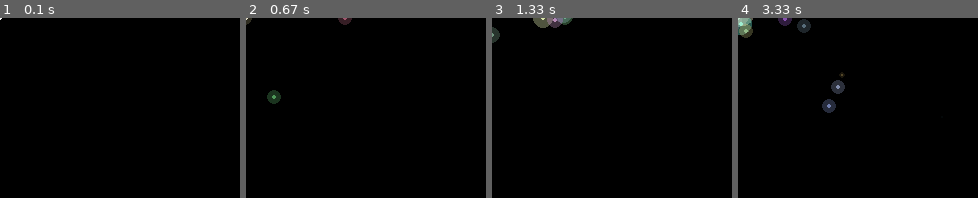
Above: before the commit, frames 1-4 (left to right).
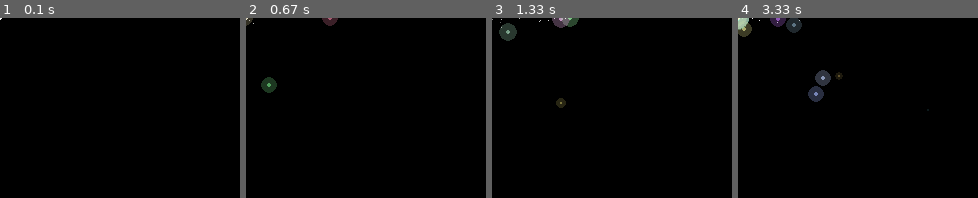
Above: after the commit, the same moments.

Repository: JerryLin1/PyGameShenanigans
Game: pygame game, started from test_game/test.py
Two runs of this game, one before a commit and one after it. Both use one fixed random seed, a clock stepped at 60 frames per second and the inputs below.
Inputs:
- Up to frame 1 (0.1 s): no input
- Up to frame 2 (0.67 s): tap Space at 0.33 s
- Up to frame 3 (1.33 s): hold D 0.67-1.13 s; tap Space at 0.73, 1.03, 1.23 s; hold W from 1.17 s (still down)
- Up to frame 4 (3.33 s): release W at 1.47 s; hold D 1.5-1.97 s; tap Space at 1.57, 1.87, 2.07, 2.37, 2.63, 2.97, 3.27 s; hold A 2-2.53 s; hold S 2.57-2.87 s; hold A 2.9-3.3 s

Frame 1 is identical in both runs. In frame 2, 1.2% of the frame differs, in the area x 0-45%, y 0-48%; in frame 3, 1.8%; in frame 4, 2.9%, in the area x 0-80%, y 0-53%.

Commit message:
trail, timer, key_up

Diff:
--- a/test_game/draw_helpers.py
+++ b/test_game/helpers.py
@@ -1,11 +1,13 @@
+import math
+import random
+
 import pygame
 
-
+# https://stackoverflow.com/a/64630102
 def draw_rect_alpha(surface, color, rect):
     shape_surf = pygame.Surface(pygame.Rect(rect).size, pygame.SRCALPHA)
     pygame.draw.rect(shape_surf, color, shape_surf.get_rect())
     surface.blit(shape_surf, rect)
-
 
 def draw_circle_alpha(surface, color, center, radius):
     target_rect = pygame.Rect(center, (0, 0)).inflate((radius * 2, radius * 2))
@@ -22,3 +24,25 @@
     pygame.draw.polygon(shape_surf, color,
                         [(x - min_x, y - min_y) for x, y in points])
     surface.blit(shape_surf, target_rect)
+
+
+def random_vector2():
+    angle = random.uniform(0, math.pi * 2)
+    vector = pygame.Vector2(math.cos(angle), math.sin(angle))
+    return vector
+
+
+class Timer:
+    def __init__(self, time, callback, is_active=True):
+        self.time = time
+        self.elapsed = 0
+        self.callback = callback
+        self.is_active = is_active
+
+    def tick(self, tick_time):
+        if not self.is_active:
+            return
+        self.elapsed += tick_time
+        if self.elapsed >= self.time:
+            self.elapsed = 0
+            self.callback()
--- a/test_game/particles.py
+++ b/test_game/particles.py
@@ -5,7 +5,7 @@
 from pygame import draw
 from pygame.color import Color
 
-from test_game.draw_helpers import draw_circle_alpha
+from test_game.helpers import draw_circle_alpha, draw_rect_alpha
 from test_game.entity import Entity
 
 
@@ -37,7 +37,7 @@
     def draw(self, surface, lf):
         ucol = self.color + (255 * lf,)
         upos = (round(self.position[0] - 1), round(self.position[1] - 1))
-        surface.set_at(upos, ucol)
+        draw_rect_alpha(surface, ucol, upos + (1, 1))
 
     def draw_light(self, surface, lf):
         for light in self.lights:
--- a/test_game/player.py
+++ b/test_game/player.py
@@ -5,8 +5,9 @@
 from pygame import Vector2
 
 from init import entities, init_entity
-from test_game.draw_helpers import draw_circle_alpha
+from test_game.helpers import draw_circle_alpha
 from test_game.entity import Entity
+from test_game.helpers import random_vector2, Timer
 from test_game.particles import Particle, ParticleCircle
 from test_game.unit import Unit
 
@@ -17,6 +18,9 @@
         self.keys = pygame.key.get_pressed()
         self.prev_keys = self.keys
         self.speed = 3
+        self.timers = {
+            "trail": Timer(50, self.trail_particle)
+        }
 
     def tick(self, tick_time: float, surface):
         self.keys = pygame.key.get_pressed()
@@ -25,11 +29,19 @@
         self.position[1] += (self.key_down(pygame.K_s) - self.key_down(
             pygame.K_w)) * self.speed * tick_time / 20
 
-        if self.key_click(pygame.K_SPACE):
+        if self.key_up(pygame.K_SPACE):
             burst_particles(self.position)
 
         self.prev_keys = self.keys
         Unit.tick(self, tick_time, surface)
+
+    def trail_particle(self):
+        vector = random_vector2()
+        vector *= random.uniform(0, 0.5)
+        init_entity(Particle(position=self.position,
+                             color=(255, 255, 255),
+                             lifespan=2000,
+                             vel=vector))
 
     def draw(self, surface):
         draw_circle_alpha(surface, (255, 255, 255), self.position, 2)
@@ -39,6 +51,9 @@
 
     def key_click(self, key):
         return not self.prev_keys[key] and self.keys[key]
+
+    def key_up(self, key):
+        return self.prev_keys[key] and not self.keys[key]
 
 
 def burst_particles(position, amount=5, force=5):
--- a/test_game/unit.py
+++ b/test_game/unit.py
@@ -8,9 +8,12 @@
         Entity.__init__(self)
         self.speed = 3
         self.position = position
+        self.timers = {}
 
     def tick(self, tick_time: float, surface):
         self.draw(surface)
+        for timer in self.timers.values():
+            timer.tick(tick_time)
 
     def draw(self, surface):
         raise NotImplementedError
